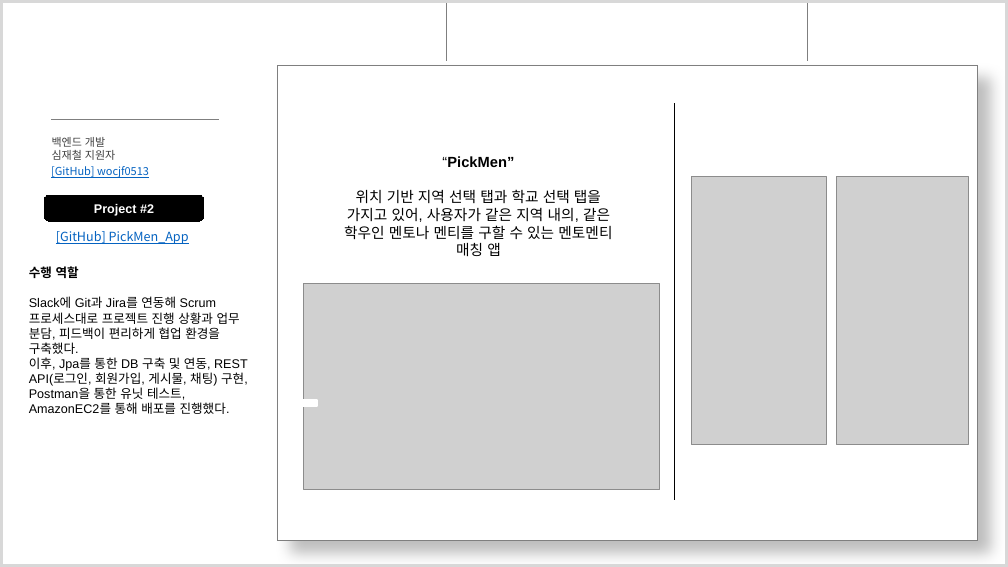
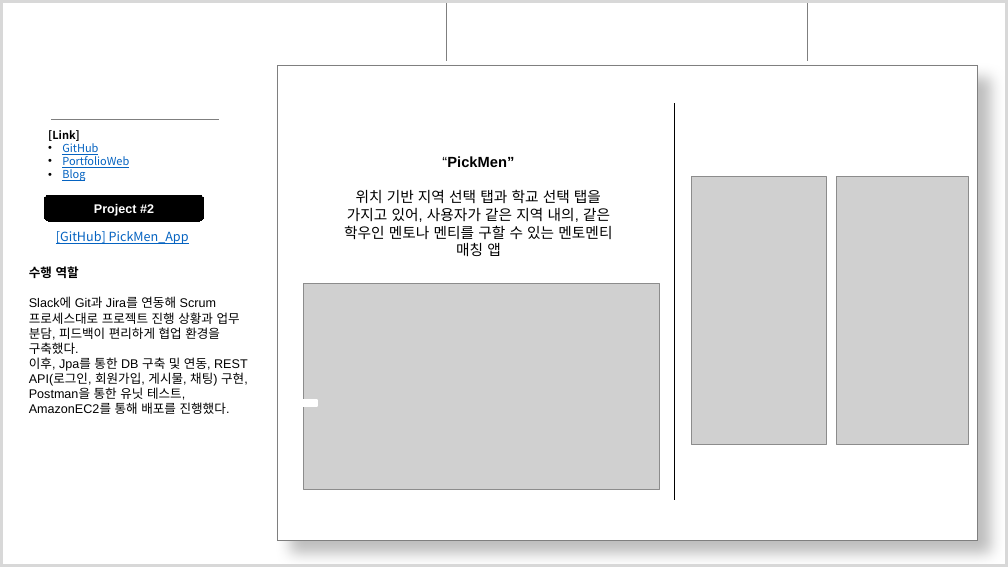
Before and after one commit to wocjf0513/portfolio-ppt, a slide deck: slide 4 of 심재철PT.pptx (slide 5 before the commit). Drawn at 1008x567 pixels with LibreOffice and Linux fonts; fonts in the diff are those of the drawing; grey boxes stand for pictures; background and template pictures are left out. Boxes give left, top, right and bottom in pixels: in the first picture for what was removed or moved away, otherwise in the second. Text is boxed around its words. In the diff, an @@ line names an element or a change of style, - is before the commit and + after.

```diff
--- a/심재철PT.pptx
+++ b/심재철PT.pptx
@@ text at box(48, 130, 129, 181): text changed @@
-[GitHub] wocjf0513
+[Link]
+• GitHub
+• PortfolioWeb
+• Blog
@@ text removed at box(52, 137, 115, 160) @@
-백엔드 개발
-심재철 지원자
```
Also in this commit, not shown: 4 other slides changed.
